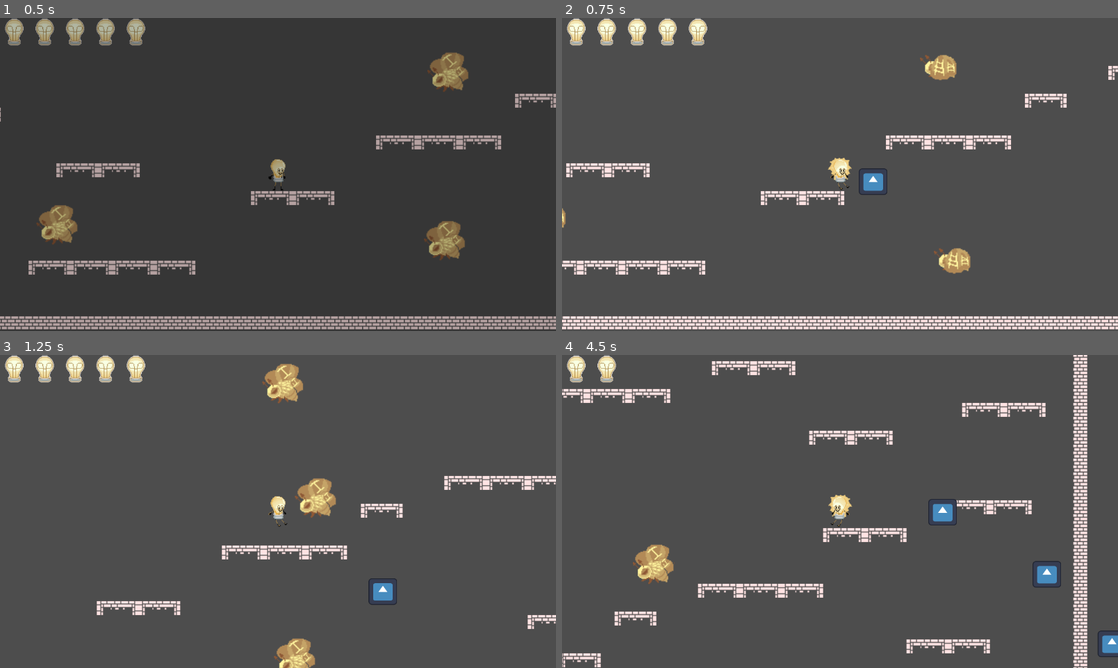
Above: before the commit, frames 1-4 (two rows, left to right).
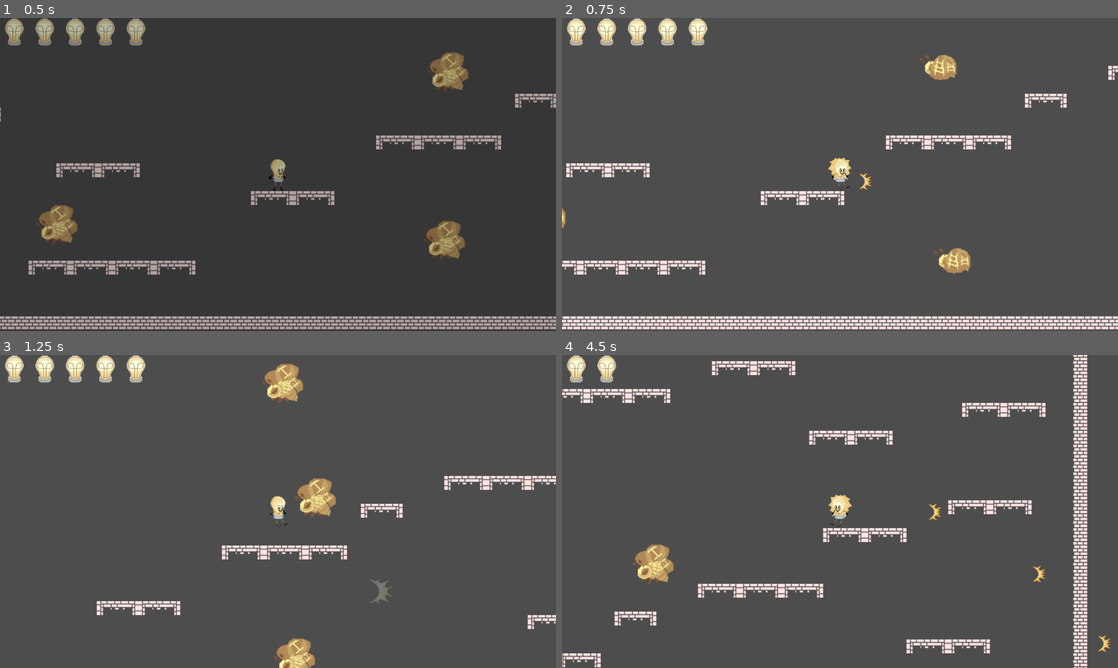
Above: after the commit, the same moments.

Repository: EXLAIZOR/tick-times
Game: Godot game, scene res://Scenes/level1.tscn
The game is run twice, just before and just after one commit, with the same random seed, the same clock (stepped at 60 frames per second) and the same inputs. The engine's default icon, where the game draws it, is replaced by a stand-in: a white triangle on a blue panel in a dark square.
Inputs (mouse positions are in pixels of both pictures, inside the frame that each line leads up to):
- Up to frame 1 (0.5 s): no input
- Up to frame 2 (0.75 s): move the mouse to (962, 158) at 0.52 s; hold D (MoveRight) from 0.53 s (still down); click (962, 158) at 0.6 s
- Up to frame 3 (1.25 s): keep holding D (MoveRight); tap W (Jump) at 0.77 s
- Up to frame 4 (4.5 s): move the mouse to (728, 527) at 1.27 s; click (728, 527) at 1.35 s; tap W (Jump) at 1.52, 3.02, 3.77 s; move the mouse to (895, 442) at 2.02 s; release D (MoveRight) at 2.03 s; hold A (MoveLeft) 2.03-2.78 s; click (895, 442) at 2.1 s; move the mouse to (812, 574) at 2.77 s; hold D (MoveRight) 2.78-4.28 s; click (812, 574) at 2.85 s; move the mouse to (1006, 558) at 3.52 s; click (1006, 558) at 3.6 s; move the mouse to (673, 464) at 4.27 s; hold A (MoveLeft) from 4.28 s (still down); click (673, 464) at 4.35 s

Frame 1 is identical in both runs. In frame 2, 0.3% of the frame differs, in the area x 53-59%, y 48-57%; in frame 3, 0.3%; in frame 4, 0.8%, in the area x 65-100%, y 46-97%.

Commit message:
added bullet animation

Diff:
--- a/bullet.gd
+++ b/bullet.gd
@@ -1,4 +1,6 @@
 extends Node2D
+@onready var _animated_sprite = $AnimatedSprite2D
 
 func _physics_process(delta: float) -> void:
 	position.x += 400 * delta
+	_animated_sprite.play("default")
--- a/bullet.tscn
+++ b/bullet.tscn
@@ -3,7 +3,7 @@
 [ext_resource type="Script" uid="uid://b03glrcdskqf8" path="res://bullet.gd" id="1_2b2rl"]
 [ext_resource type="Script" uid="uid://d3lekxp3p1unq" path="res://attack_component.gd" id="1_t4vbm"]
 [ext_resource type="Script" uid="uid://br1ka662muyfh" path="res://attack.gd" id="2_2b2rl"]
-[ext_resource type="Texture2D" uid="uid://d0mmnthl1rmfn" path="res://icon.svg" id="3_b7duk"]
+[ext_resource type="Texture2D" uid="uid://cshyvvqpfgwxr" path="res://assets/images/bulb_attack.png" id="4_b7duk"]
 
 [sub_resource type="Resource" id="Resource_o3xhx"]
 script = ExtResource("2_2b2rl")
@@ -12,6 +12,77 @@
 
 [sub_resource type="RectangleShape2D" id="RectangleShape2D_e1x5f"]
 size = Vector2(32, 28)
+
+[sub_resource type="AtlasTexture" id="AtlasTexture_t2bd8"]
+atlas = ExtResource("4_b7duk")
+region = Rect2(0, 0, 48, 48)
+
+[sub_resource type="AtlasTexture" id="AtlasTexture_h0pa3"]
+atlas = ExtResource("4_b7duk")
+region = Rect2(48, 0, 48, 48)
+
+[sub_resource type="AtlasTexture" id="AtlasTexture_6ol1o"]
+atlas = ExtResource("4_b7duk")
+region = Rect2(96, 0, 48, 48)
+
+[sub_resource type="AtlasTexture" id="AtlasTexture_gofb6"]
+atlas = ExtResource("4_b7duk")
+region = Rect2(0, 48, 48, 48)
+
+[sub_resource type="AtlasTexture" id="AtlasTexture_4bibm"]
+atlas = ExtResource("4_b7duk")
+region = Rect2(48, 48, 48, 48)
+
+[sub_resource type="AtlasTexture" id="AtlasTexture_as0xd"]
+atlas = ExtResource("4_b7duk")
+region = Rect2(96, 48, 48, 48)
+
+[sub_resource type="AtlasTexture" id="AtlasTexture_2eep6"]
+atlas = ExtResource("4_b7duk")
+region = Rect2(0, 96, 48, 48)
+
+[sub_resource type="AtlasTexture" id="AtlasTexture_qd0d2"]
+atlas = ExtResource("4_b7duk")
+region = Rect2(48, 96, 48, 48)
+
+[sub_resource type="AtlasTexture" id="AtlasTexture_4r2mu"]
+atlas = ExtResource("4_b7duk")
+region = Rect2(96, 96, 48, 48)
+
+[sub_resource type="SpriteFrames" id="SpriteFrames_pc336"]
+animations = [{
+"frames": [{
+"duration": 1.0,
+"texture": SubResource("AtlasTexture_t2bd8")
+}, {
+"duration": 1.0,
+"texture": SubResource("AtlasTexture_h0pa3")
+}, {
+"duration": 1.0,
+"texture": SubResource("AtlasTexture_6ol1o")
+}, {
+"duration": 1.0,
+"texture": SubResource("AtlasTexture_gofb6")
+}, {
+"duration": 1.0,
+"texture": SubResource("AtlasTexture_4bibm")
+}, {
+"duration": 1.0,
+"texture": SubResource("AtlasTexture_as0xd")
+}, {
+"duration": 1.0,
+"texture": SubResource("AtlasTexture_2eep6")
+}, {
+"duration": 1.0,
+"texture": SubResource("AtlasTexture_qd0d2")
+}, {
+"duration": 1.0,
+"texture": SubResource("AtlasTexture_4r2mu")
+}],
+"loop": 1,
+"name": &"default",
+"speed": 12.0
+}]
 
 [node name="Bullet" type="Node2D" unique_id=963133311]
 script = ExtResource("1_2b2rl")
@@ -27,7 +98,7 @@
 position = Vector2(-8, 6)
 shape = SubResource("RectangleShape2D_e1x5f")
 
-[node name="Sprite2D" type="Sprite2D" parent="." unique_id=1989405195]
-position = Vector2(-8.500004, 8.250003)
-scale = Vector2(0.25781253, 0.23828128)
-texture = ExtResource("3_b7duk")
+[node name="AnimatedSprite2D" type="AnimatedSprite2D" parent="." unique_id=833511431]
+position = Vector2(-9, 8)
+scale = Vector2(0.6666667, 0.5833334)
+sprite_frames = SubResource("SpriteFrames_pc336")
